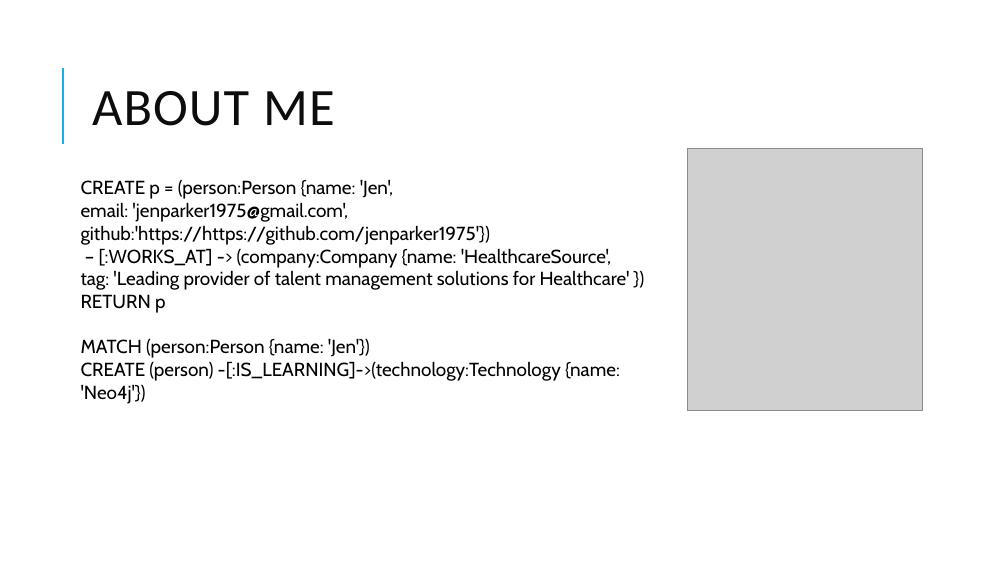
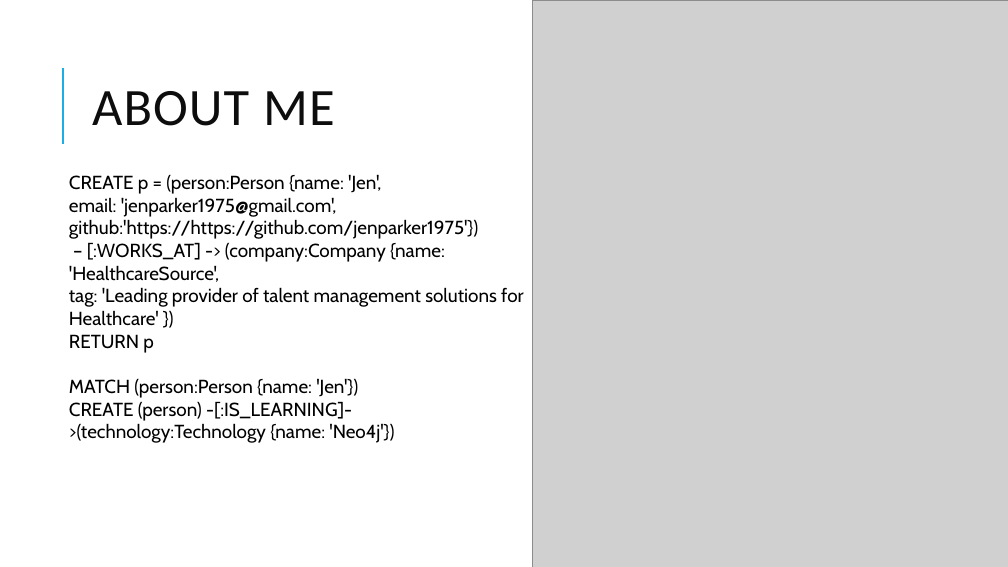
Before and after one commit to jenparker1975/Diabook, a slide deck: slide 2 of presentation/Graph DBs.pptx. Drawn at 1008x567 pixels with LibreOffice and Linux fonts; fonts in the diff are those of the drawing; grey boxes stand for pictures. Boxes give left, top, right and bottom in pixels: in the first picture for what was removed or moved away, otherwise in the second. Text is boxed around its words. In the diff, an @@ line names an element or a change of style, - is before the commit and + after.

```diff
--- a/presentation/Graph DBs.pptx
+++ b/presentation/Graph DBs.pptx
@@ picture added at box(533, 0, 1008, 567) @@
@@ picture removed at box(687, 148, 923, 411) @@
@@ text "CREATE p = (person:Person {name: ..." rewrapped from box(81, 179, 630, 381) to box(69, 174, 524, 443) @@
```
Also in this commit, not shown: 6 other slides changed.
